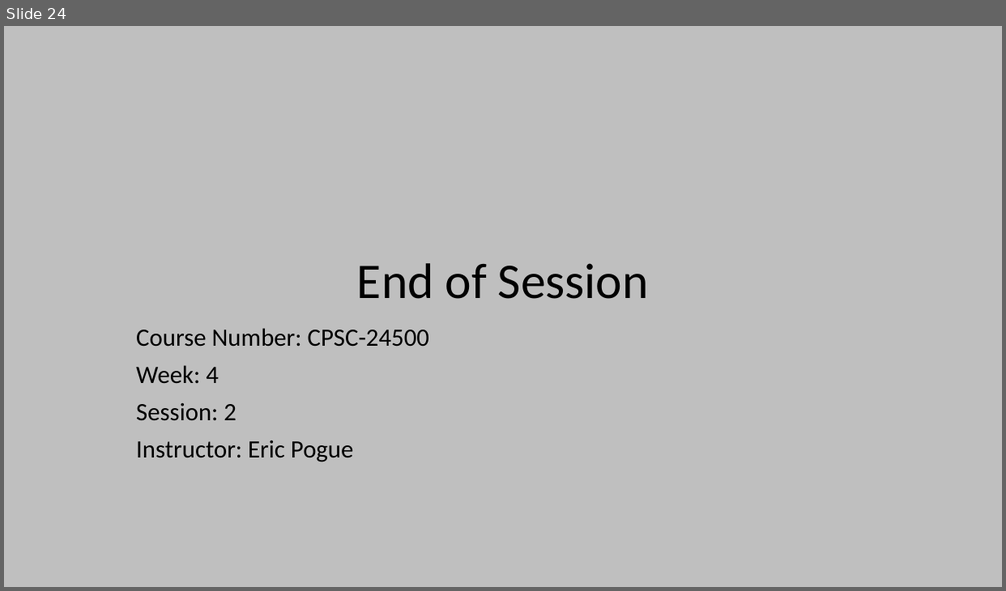
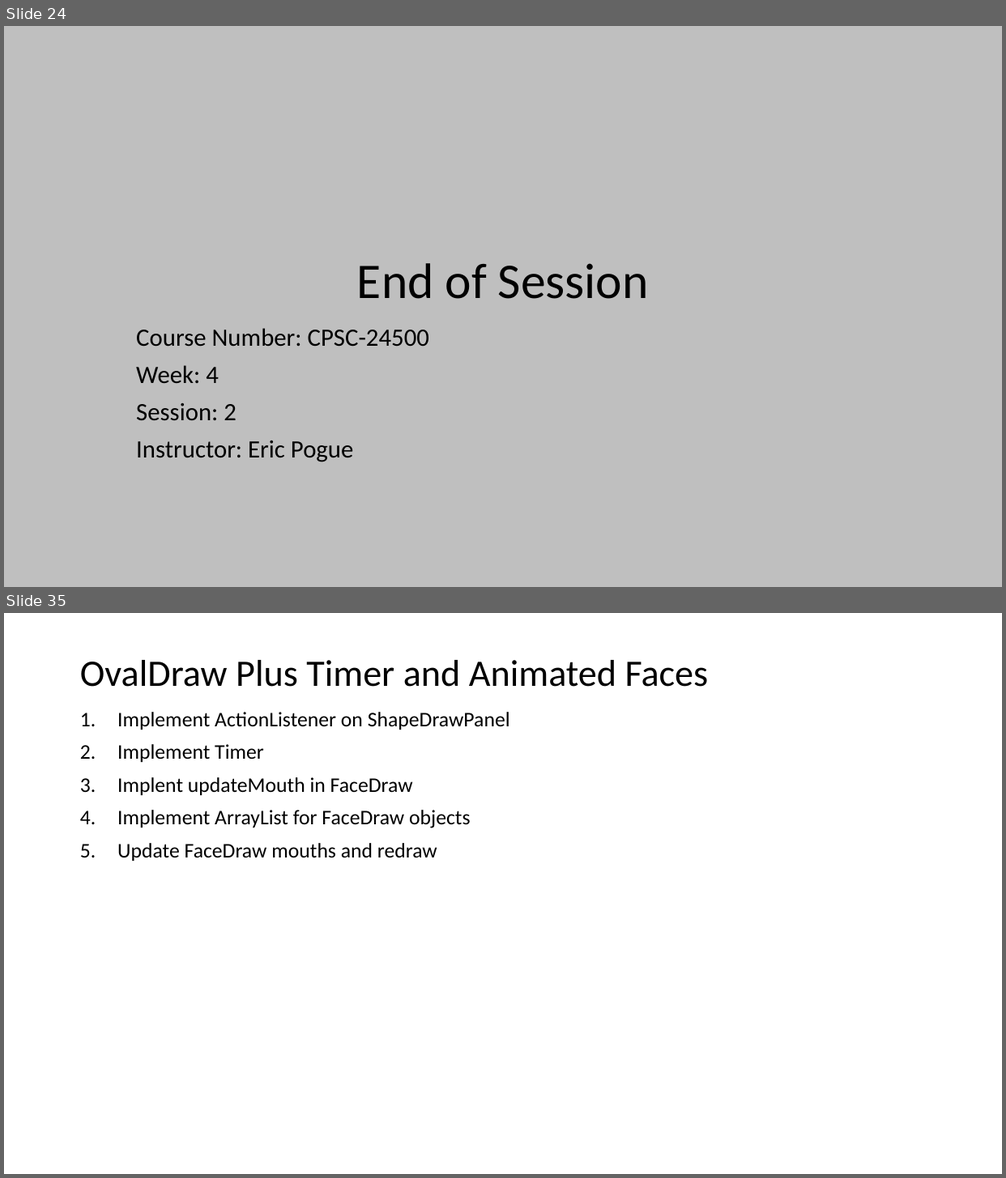
Before and after one commit to EricJPogue/www-epogue-info, a slide deck: CPSC-24500/Week04/2017SpringW04Slides.pptx. Shown one above the other, each under a label of ours: slide 24 before the commit, slides 24 and 35 after it; the slides between them are not shown. The pictures are 1006x591 and 1006x1178 pixels, drawn with LibreOffice and Linux fonts; fonts in the diff are those of the drawing. Boxes give left, top, right and bottom in pixels: in the first picture for what was removed or moved away, otherwise in the second. Text is boxed around its words. In the diff, an @@ line names an element or a change of style, - is before the commit and + after.

```diff
--- a/CPSC-24500/Week04/2017SpringW04Slides.pptx
+++ b/CPSC-24500/Week04/2017SpringW04Slides.pptx
@@ slide 35 added at [4,613,1002,1174], background #FFFFFF @@
@@ title added at [80,660,709,687], 36 pt, text #000000 @@
+OvalDraw Plus Timer and Animated Faces
@@ text added at [117,712,510,861], 20 pt, text #000000 @@
+1. Implement ActionListener on ShapeDrawPanel
+2. Implement Timer
+3. Implent updateMouth in FaceDraw
+4. Implement ArrayList for FaceDraw objects
+5. Update FaceDraw mouths and redraw
```
Also in this commit, not shown: 12 other slides added, 6 other files.
